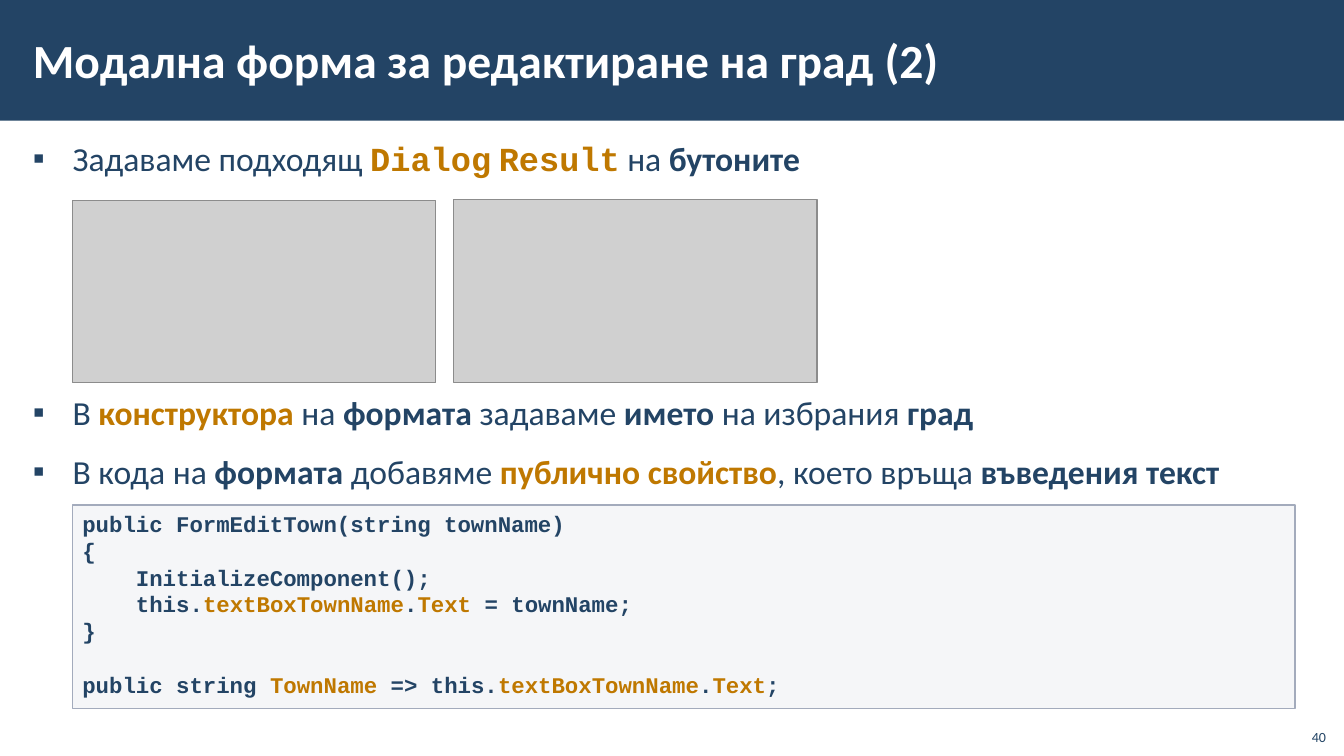
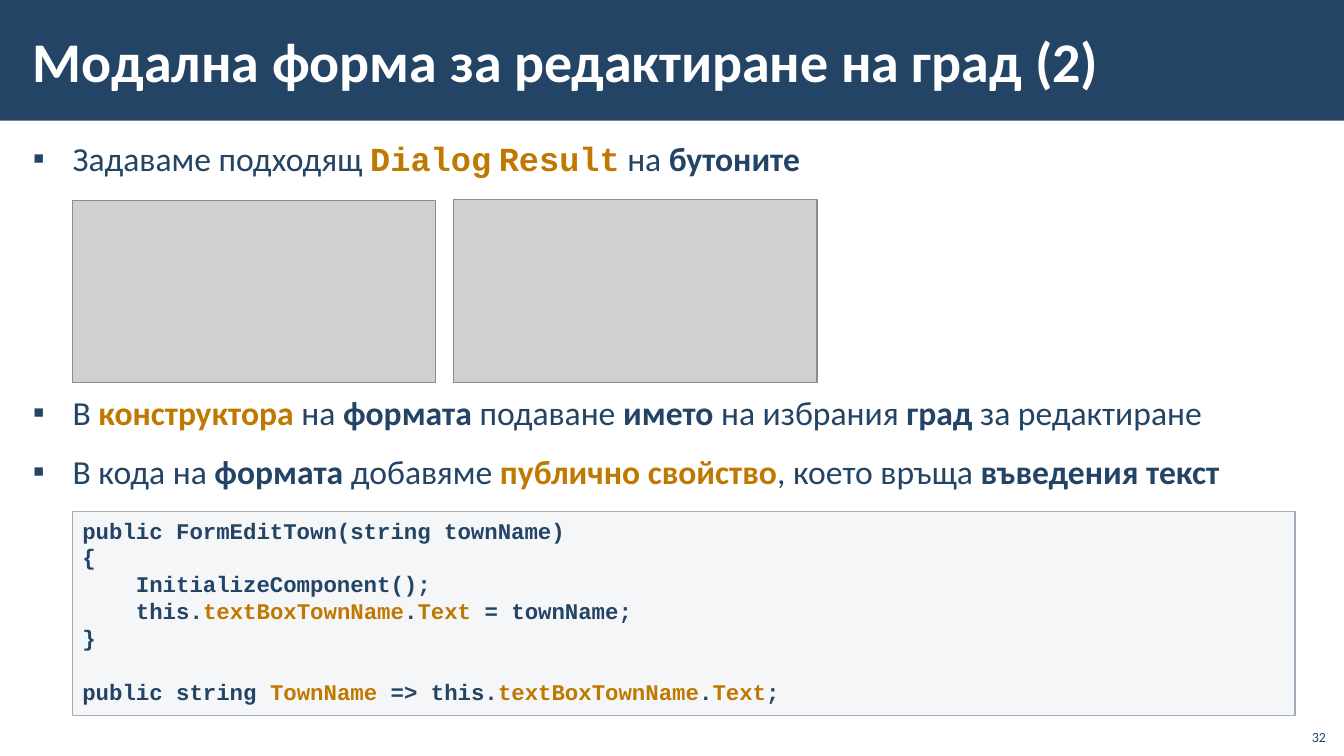
Before and after one commit to BG-IT-Edu/School-Programming, a slide deck: slide 32 of Courses/Software-Sciences/Module-4-Information-Systems-New/06-CRUD-with-EF-and-Windows-Forms/06-CRUD-with-EF-Core-and-Windows-Forms.pptx (slide 40 before the commit). Drawn at 1344x756 pixels with LibreOffice and Linux fonts; fonts in the diff are those of the drawing; grey boxes stand for pictures; background and template pictures are left out. Boxes give left, top, right and bottom in pixels: in the first picture for what was removed or moved away, otherwise in the second. Text is boxed around its words. In the diff, an @@ line names an element or a change of style, - is before the commit and + after.

```diff
--- a/Courses/Software-Sciences/Module-4-Information-Systems-New/06-CRUD-with-EF-and-Windows-Forms/06-CRUD-with-EF-Core-and-Windows-Forms.pptx
+++ b/Courses/Software-Sciences/Module-4-Information-Systems-New/06-CRUD-with-EF-and-Windows-Forms/06-CRUD-with-EF-Core-and-Windows-Forms.pptx
@@ title "Модална форма за редактиране на ..." at [33, 40, 1098, 91]: size 34 to 40 pt @@
@@ text at [73, 402, 1202, 431]: text changed; bold off @@
-▪ В конструктора на формата задаваме името на избрания град
+▪ В конструктора на формата подаване името на избрания град за редактиране
@@ rectangle "public FormEditTown(string townName)": place and size @@
-rectangle "public FormEditTown(string townName)" at [73, 505, 1296, 709]
+rectangle "public FormEditTown(string townName)" at [73, 512, 1296, 716]
@@ page number at [1312, 733, 1326, 742]: text changed @@
-40
+32
```
Also in this commit, not shown: 26 other slides changed, 1 slide added, 9 slides removed.
